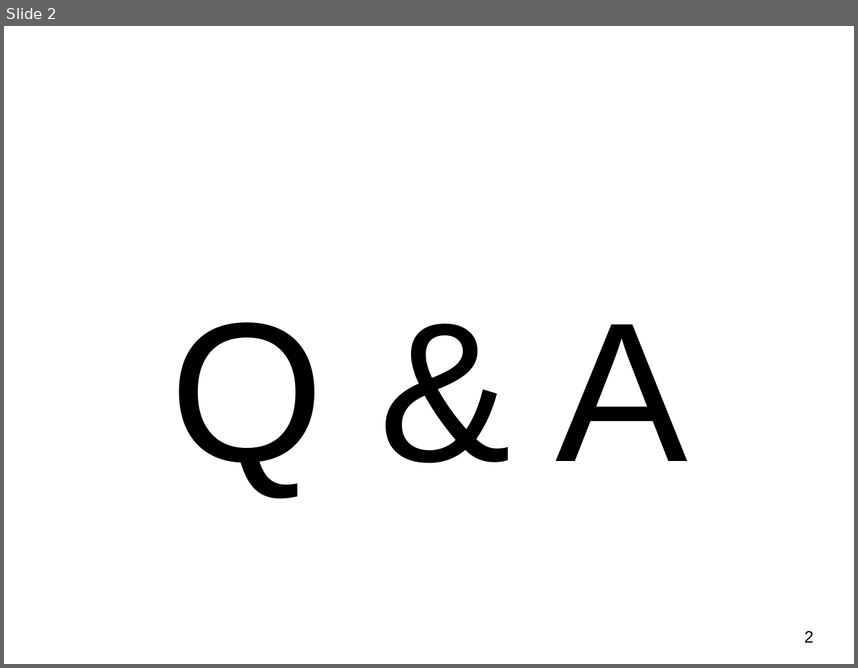
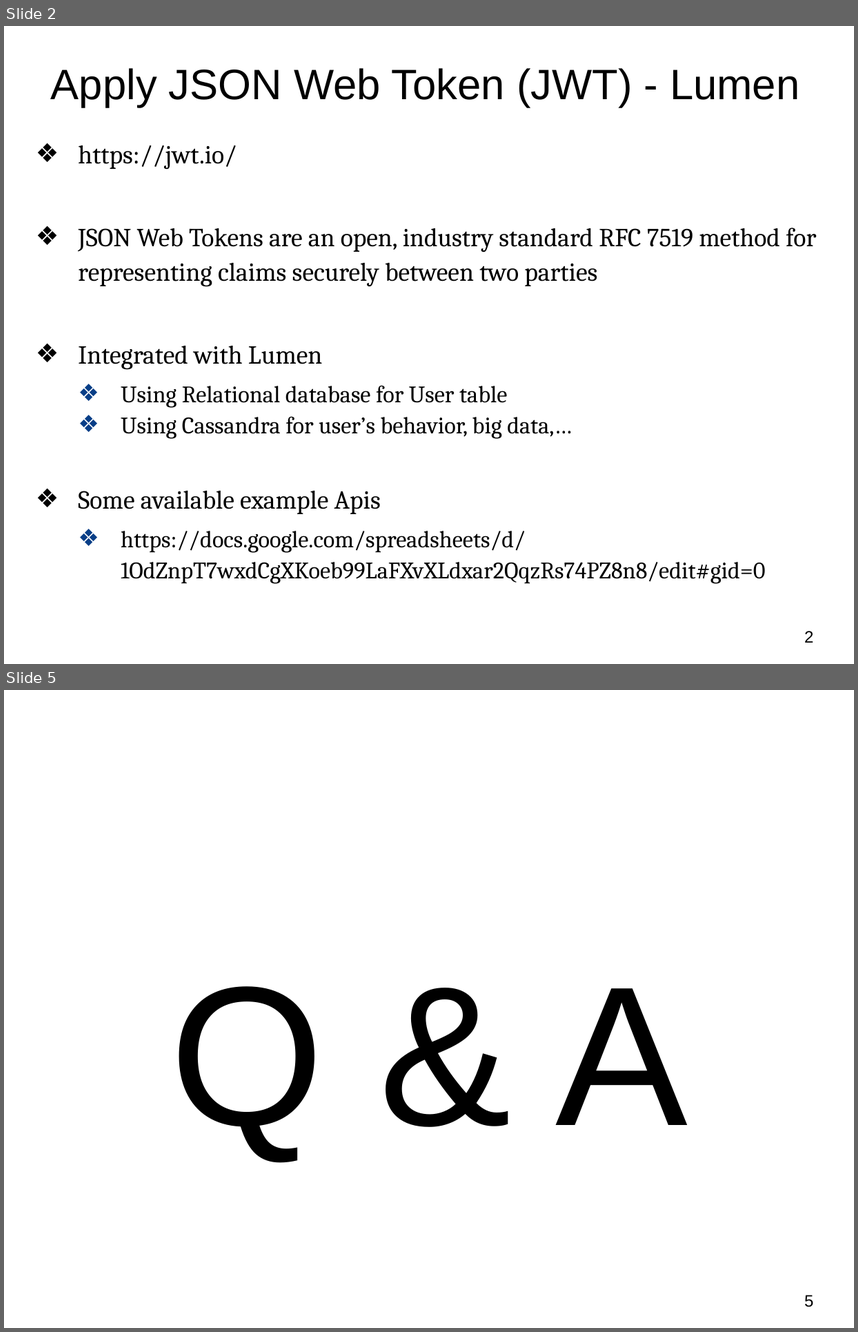
Before and after one commit to sonvq-qsoftvn/hocvalam-project, a slide deck: PHP Server side report week 1.ppt. Shown one above the other, each under a label of ours: slide 2 before the commit, slides 2 and 5 after it; the slides between them are not shown. The pictures are 858x668 and 858x1332 pixels, drawn with LibreOffice and Linux fonts; fonts in the diff are those of the drawing; background and template pictures are left out. Boxes give left, top, right and bottom in pixels: in the first picture for what was removed or moved away, otherwise in the second. Text is boxed around its words. In the diff, an @@ line names an element or a change of style, - is before the commit and + after.

```diff
--- a/PHP Server side report week 1.ppt
+++ b/PHP Server side report week 1.ppt
@@ slide 2 added at bbox=[4, 26, 854, 664], background #FFFFFF @@
@@ text added at bbox=[51, 68, 800, 107], 36 pt, text #000000 @@
+Apply JSON Web Token (JWT) - Lumen
@@ text added at bbox=[78, 145, 816, 584], 20 pt, text #000000 @@
+❖ https://jwt.io/
+❖ JSON Web Tokens are an open, industry standard RFC 7519 method for representing claims securely between two parties
+❖ Integrated with Lumen
+  ❖ Using Relational database for User table
+  ❖ Using Cassandra for user’s behavior, big data,…
+❖ Some available example Apis
+  ❖ https://docs.google.com/spreadsheets/d/1OdZnpT7wxdCgXKoeb99LaFXvXLdxar2QqzRs74PZ8n8/edit#gid=0
@@ page number added at bbox=[804, 630, 813, 642], 14 pt, text #000000 @@
+2
@@ what was slide 2 is now slide 5 @@
@@ page number at bbox=[804, 1294, 813, 1307]: text changed @@
-2
+5
```
Also in this commit, not shown: 1 slide changed, 2 other slides added.
